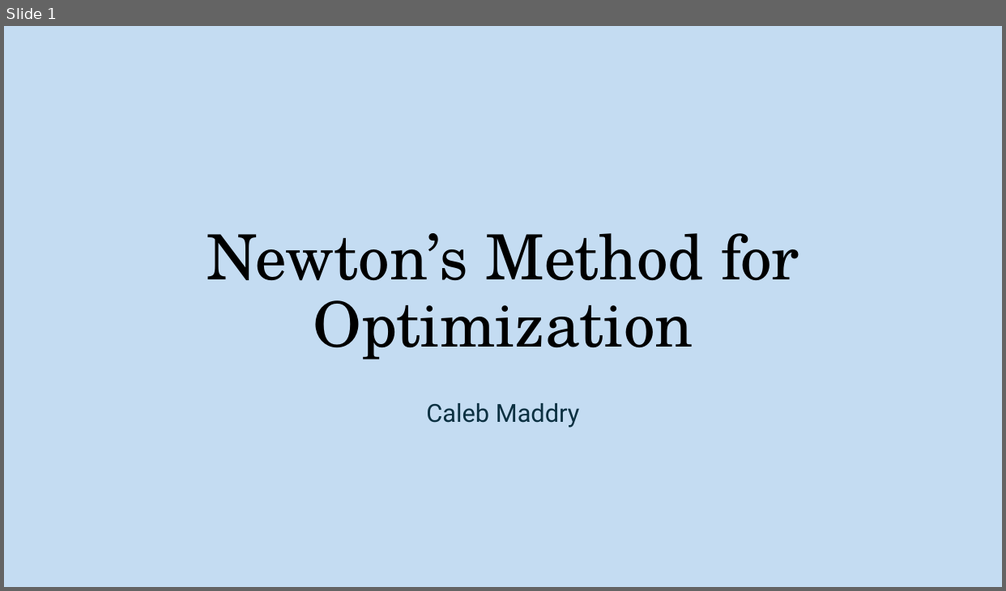
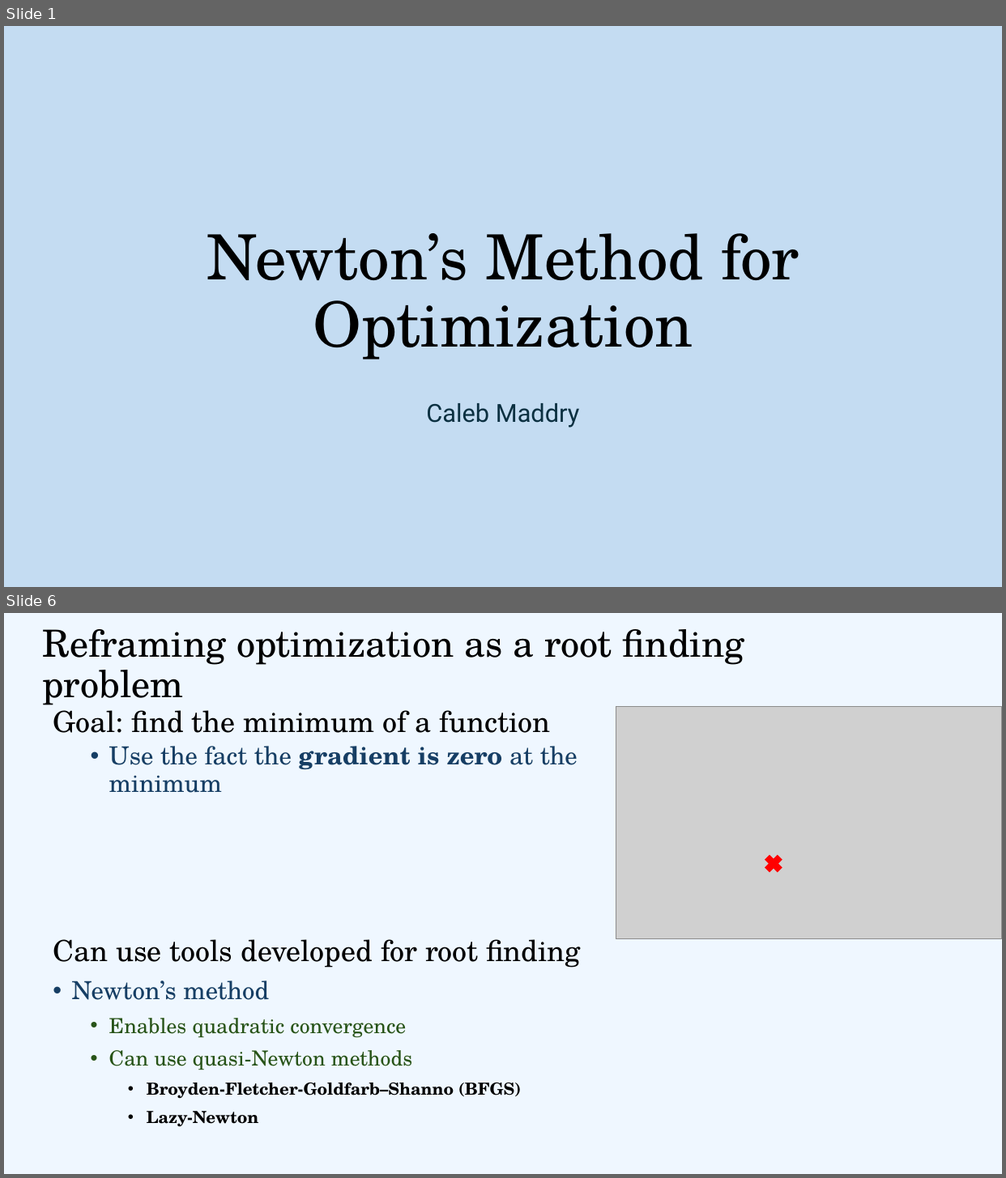
Before and after one commit to cmaddry/APPM-4600, a slide deck: Final Project/Presentation/APPM 4600 Final Presentation.pptx. Shown one above the other, each under a label of ours: slide 1 before the commit, slides 1 and 6 after it; the slides between them are not shown. The pictures are 1006x591 and 1006x1178 pixels, drawn with LibreOffice and Linux fonts; fonts in the diff are those of the drawing; grey boxes stand for pictures. Boxes give left, top, right and bottom in pixels: in the first picture for what was removed or moved away, otherwise in the second. Text is boxed around its words. In the diff, an @@ line names an element or a change of style, - is before the commit and + after.

```diff
--- a/Final Project/Presentation/APPM 4600 Final Presentation.pptx
+++ b/Final Project/Presentation/APPM 4600 Final Presentation.pptx
@@ slide 6 added at [4,613,1002,1174], background #EFF7FF @@
@@ title added at [42,629,745,705], 36 pt, text #000000 @@
+Reframing optimization as a root finding problem
@@ text added at [53,704,577,793], 24 pt, text #163E64 @@
+Goal: find the minimum of a function
+  • Use the fact the gradient is zero at the minimum
@@ picture added at [616,707,1002,939] @@
@@ cross added at [762,853,785,875], fill #FF0000, outline #FF0000 1.5 pt @@
@@ text added at [53,939,581,1127], 20 pt, text #000000 @@
+Can use tools developed for root finding
+• Newton’s method
+  • Enables quadratic convergence
+  • Can use quasi-Newton methods
+    • Broyden-Fletcher-Goldfarb–Shanno (BFGS)
+    • Lazy-Newton
```
Also in this commit, not shown: 1 slide changed, 14 other slides added, 1 slide removed, 23 other files.
